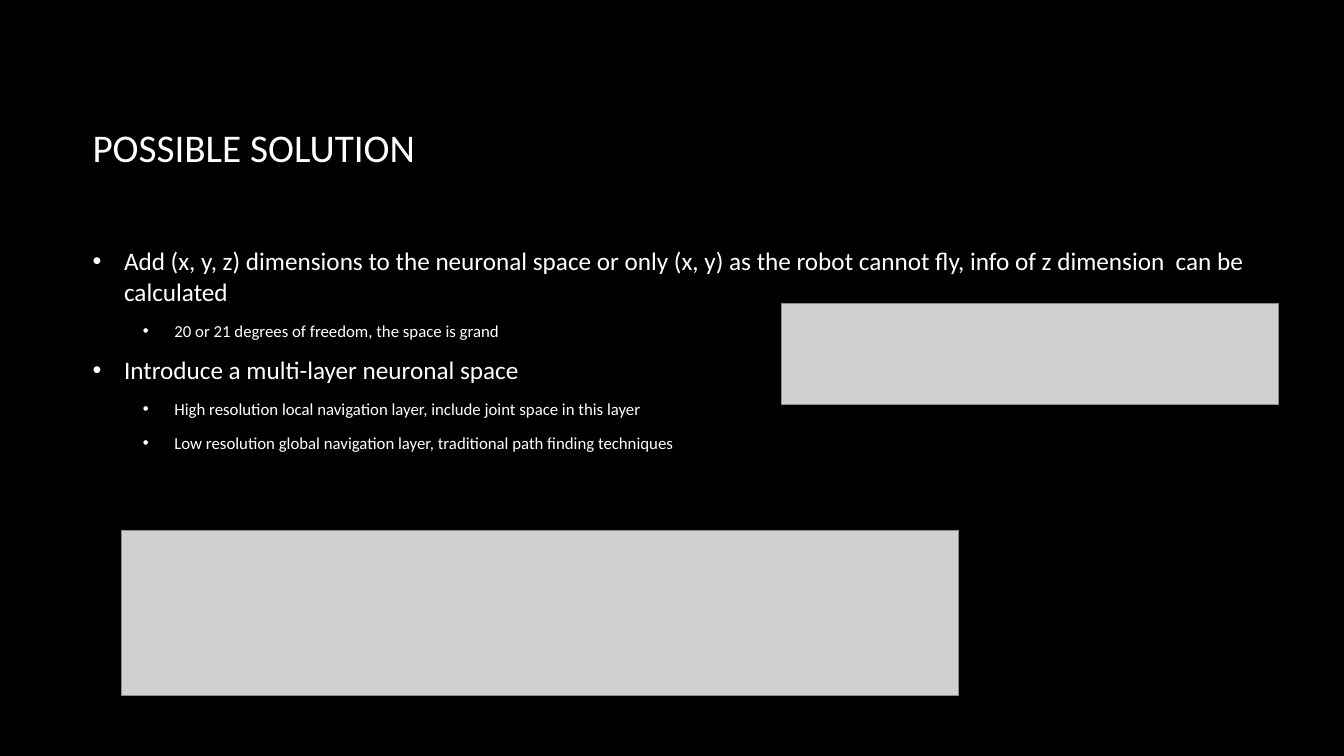
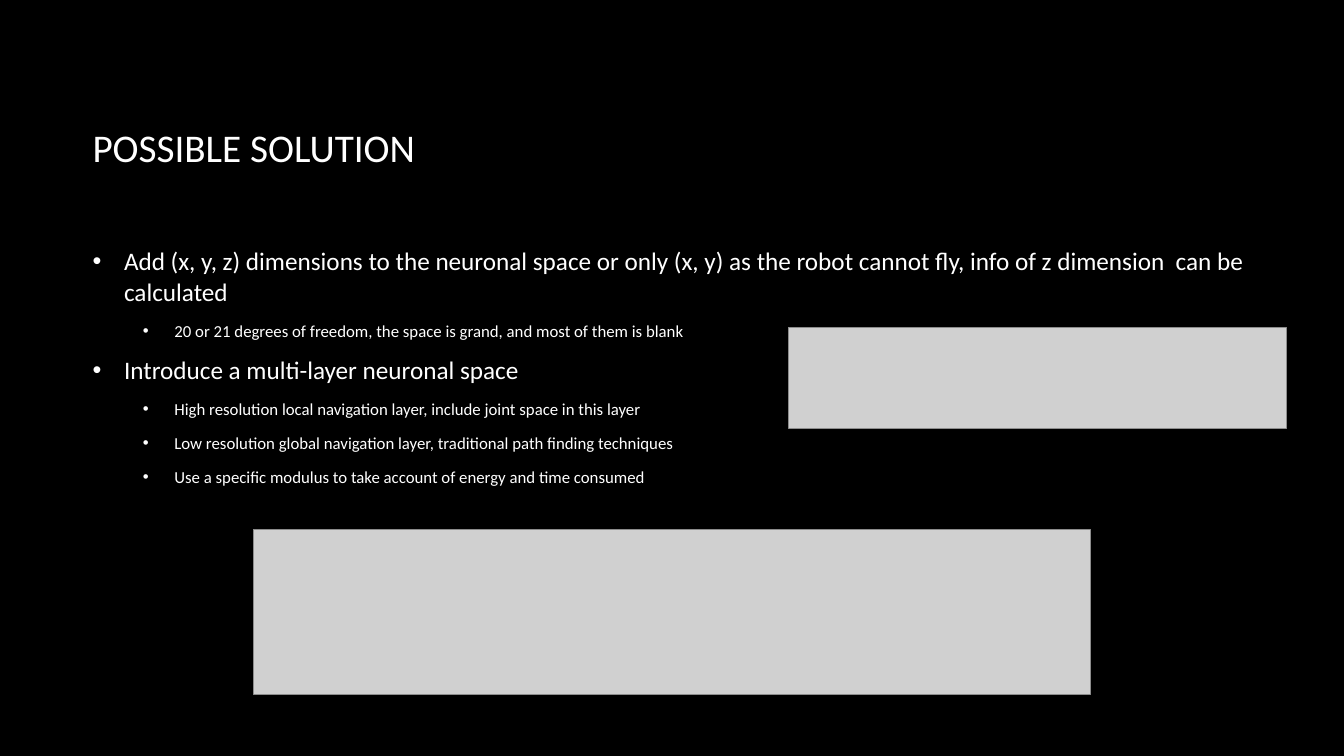
Before and after one commit to Immortalyzy/IFCENHNNRobot, a slide deck: slide 4 of MiddleMeetings/191227/191227.pptx. Drawn at 1344x756 pixels with LibreOffice and Linux fonts; fonts in the diff are those of the drawing; grey boxes stand for pictures; background and template pictures are left out. Boxes give left, top, right and bottom in pixels: in the first picture for what was removed or moved away, otherwise in the second. Text is boxed around its words. In the diff, an @@ line names an element or a change of style, - is before the commit and + after.

```diff
--- a/MiddleMeetings/191227/191227.pptx
+++ b/MiddleMeetings/191227/191227.pptx
@@ text at [174, 325, 683, 340]: text changed @@
-  • 20 or 21 degrees of freedom, the space is grand
+  • 20 or 21 degrees of freedom, the space is grand, and most of them is blank
@@ picture: place and size @@
-picture at [781, 303, 1279, 404]
+picture at [789, 328, 1288, 429]
@@ text at [174, 471, 645, 486]: paragraph added @@
+  • Use a specific modulus to take account of energy and time consumed
@@ picture: place and size @@
-picture at [122, 530, 959, 696]
+picture at [253, 529, 1090, 695]
```
Also in this commit, not shown: 2 slides added, 27 other files.
